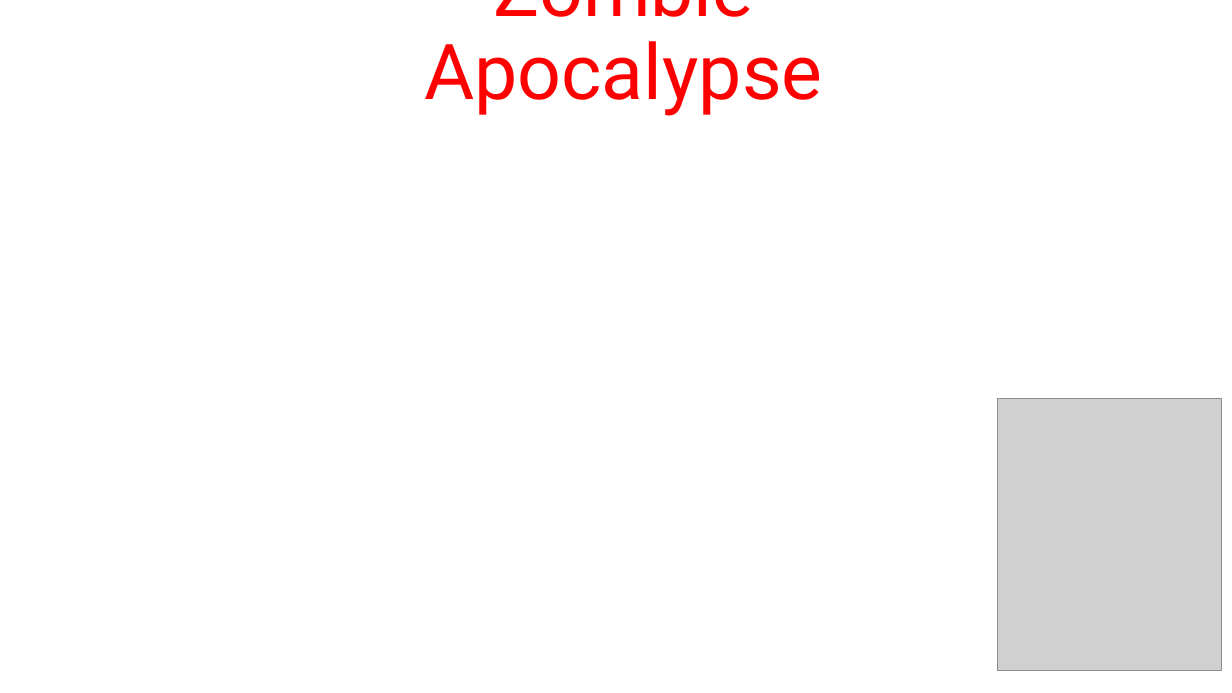
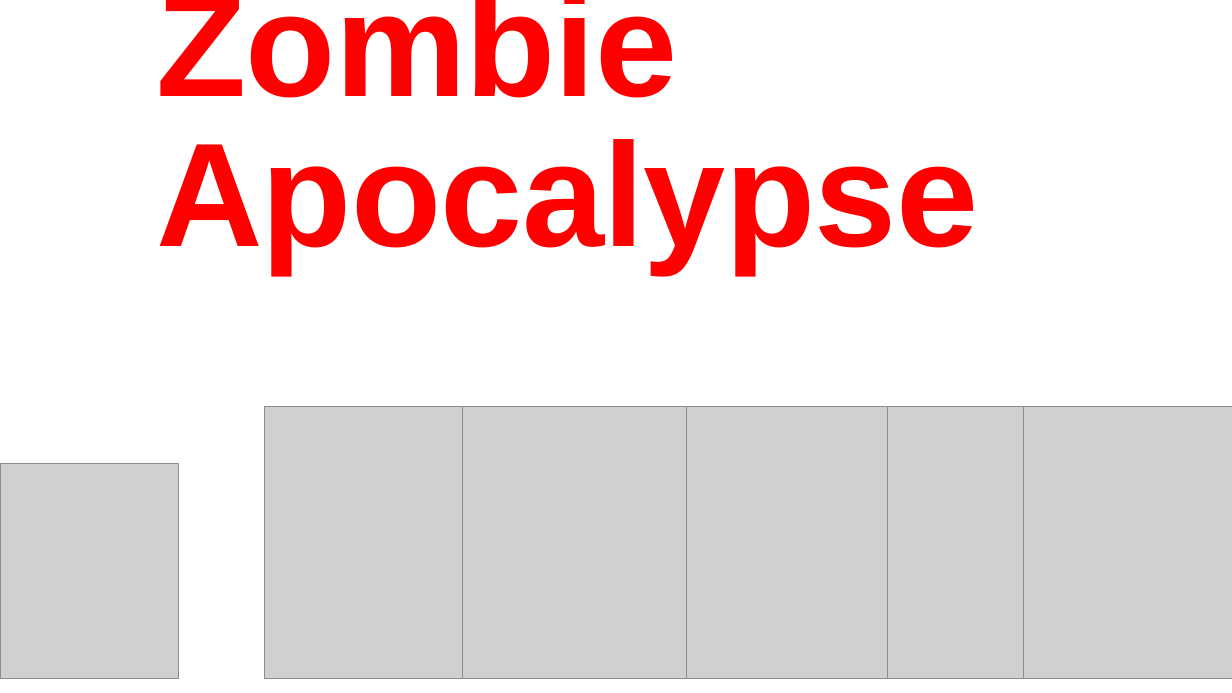
Before and after one commit to eLn86/Zombie-apocalypse-game, a slide deck: slide 2 of wireframing/Zombie-Apocalypse final presentation.pptx (slide 1 before the commit). Drawn at 1232x693 pixels with LibreOffice and Linux fonts; fonts in the diff are those of the drawing; grey boxes stand for pictures; background and template pictures are left out. Boxes give left, top, right and bottom in pixels: in the first picture for what was removed or moved away, otherwise in the second. Text is boxed around its words. In the diff, an @@ line names an element or a change of style, - is before the commit and + after.

```diff
--- a/wireframing/Zombie-Apocalypse final presentation.pptx
+++ b/wireframing/Zombie-Apocalypse final presentation.pptx
@@ title "Zombie Apocalypse": place and size @@
-title "Zombie Apocalypse" at box(424, 0, 822, 116)
+title "Zombie Apocalypse" at box(156, 0, 978, 273)
@@ title "Zombie Apocalypse" at box(156, 0, 978, 273): size 60 to 115 pt, font Roboto to Arial, letter spacing 0 to -0.5 pt, bold on; alignment centre to left; line spacing 0.9 to 0.85 @@
@@ picture added at box(264, 407, 489, 678) @@
@@ picture added at box(462, 407, 687, 678) @@
@@ picture added at box(664, 407, 888, 678) @@
@@ picture: place and size @@
-picture at box(997, 398, 1222, 670)
+picture at box(839, 407, 1064, 678)
@@ picture added at box(1024, 407, 1232, 678) @@
@@ picture added at box(0, 464, 178, 679) @@
```
Also in this commit, not shown: 9 slides added, 7 slides removed, 3 other files.
